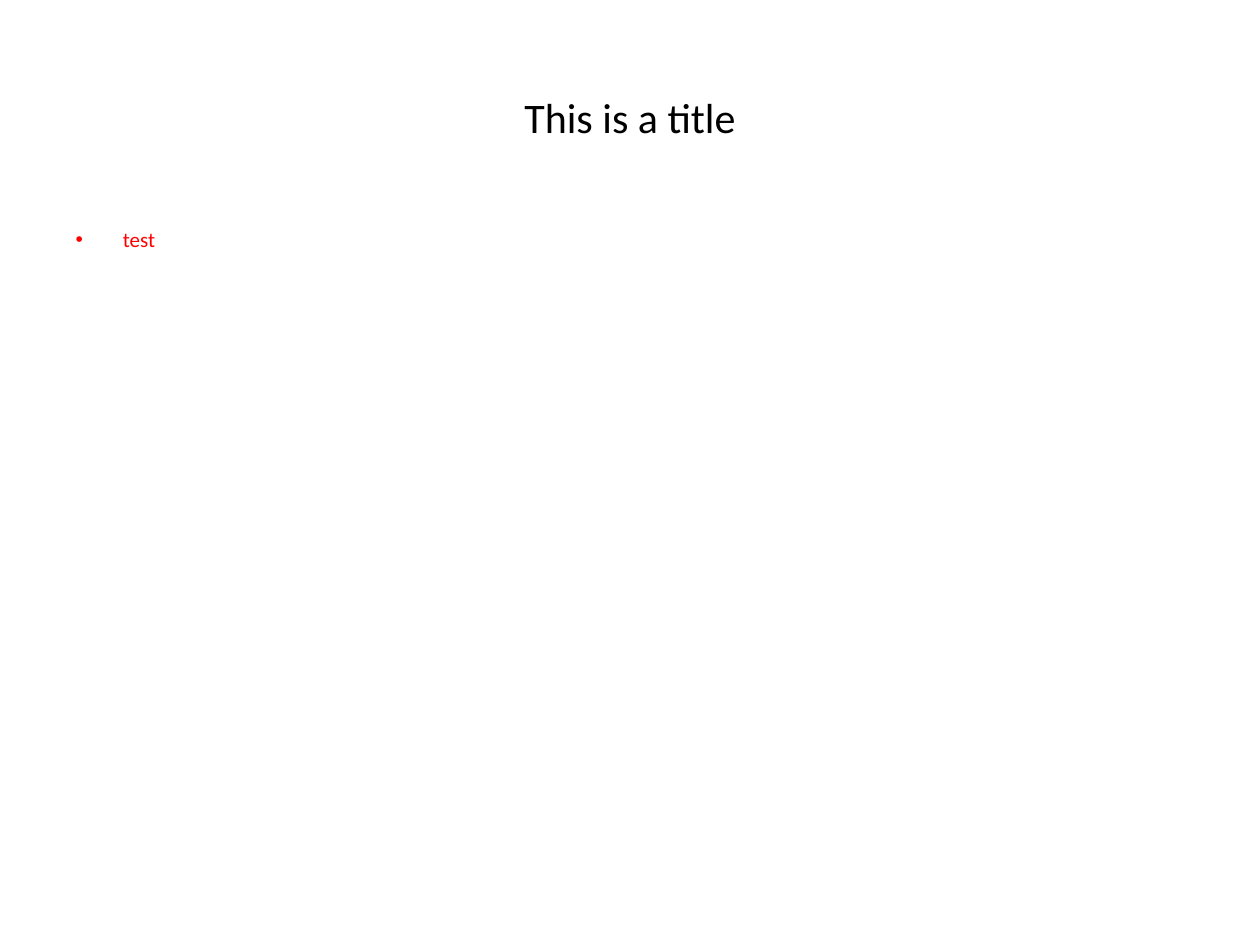
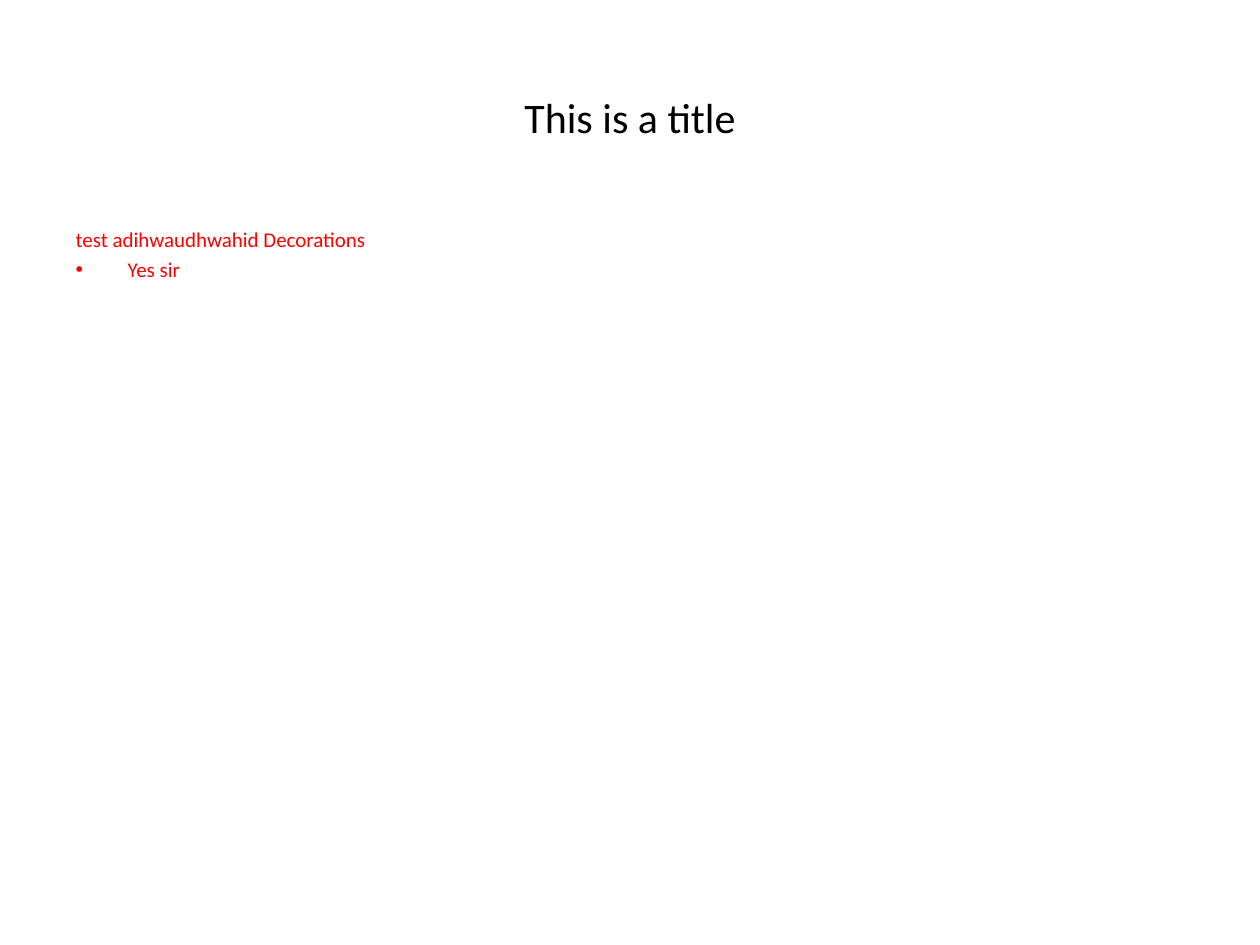
Before and after one commit to monstrotac/JsonConverterProject, a slide deck: slide 1 of JsonConverter/src/main/resources/OutputFolder/test.pptx. Drawn at 1260x945 pixels with LibreOffice and Linux fonts; fonts in the diff are those of the drawing. Boxes give left, top, right and bottom in pixels: in the first picture for what was removed or moved away, otherwise in the second. Text is boxed around its words. In the diff, an @@ line names an element or a change of style, - is before the commit and + after.

```diff
--- a/JsonConverter/src/main/resources/OutputFolder/test.pptx
+++ b/JsonConverter/src/main/resources/OutputFolder/test.pptx
@@ text at bbox=[76, 232, 365, 277]: text changed @@
-• test
+• test adihwaudhwahid Decorations
+  Yes sir
```
Also in this commit, not shown: 1 slide added, 7 other files.
